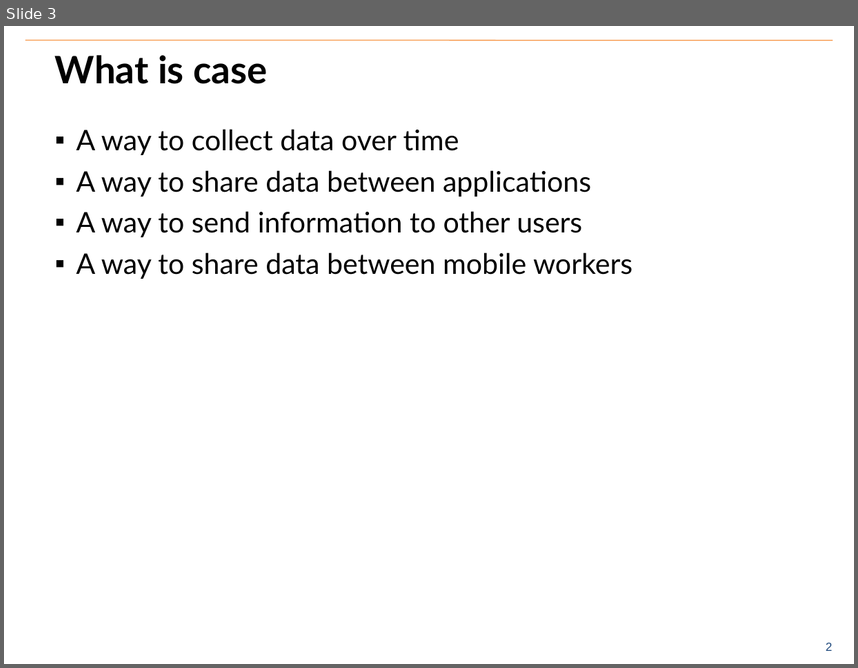
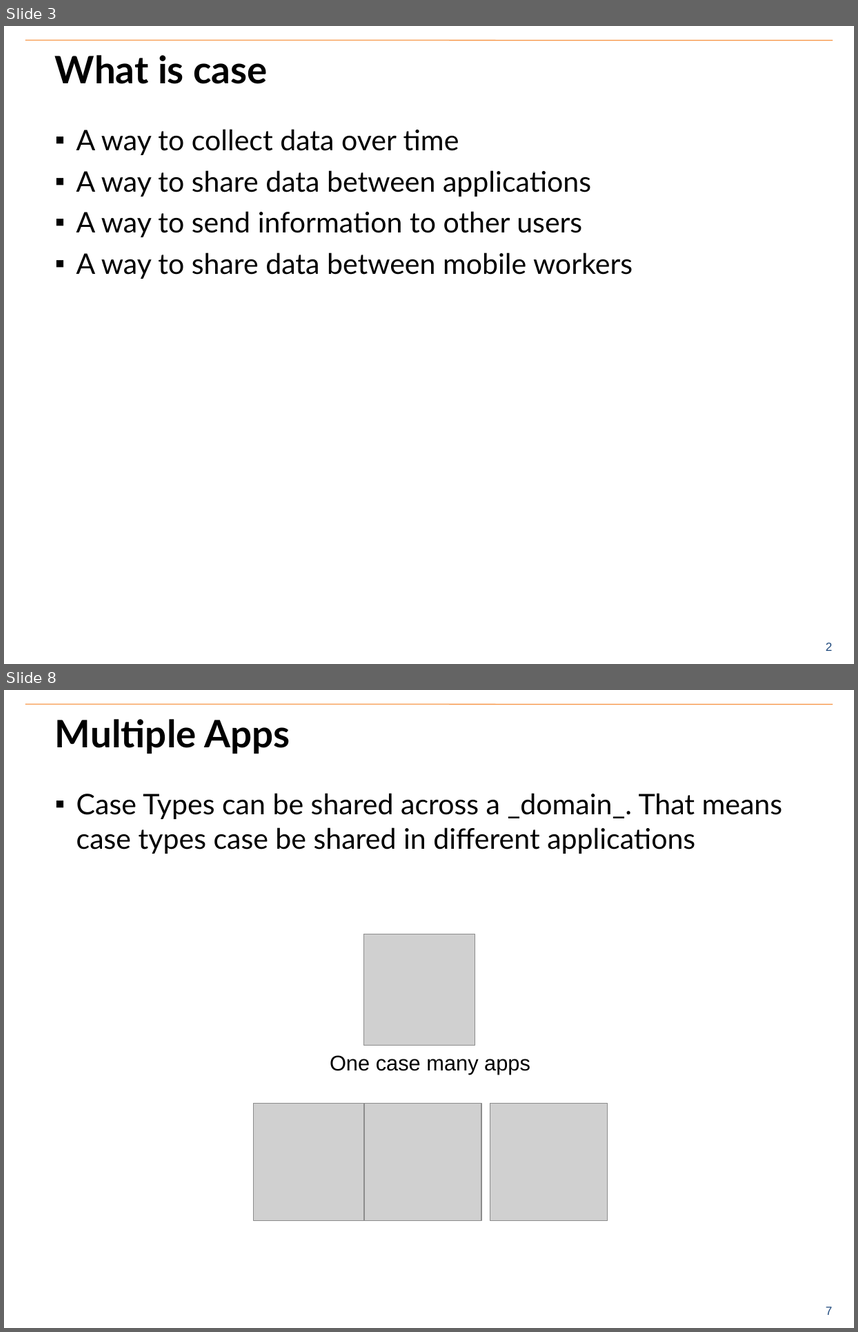
Before and after one commit to benrudolph/exi-training, a slide deck: CaseManagement/case_mgmt.pptx. Shown one above the other, each under a label of ours: slide 3 before the commit, slides 3 and 8 after it; the slides between them are not shown. The pictures are 858x668 and 858x1332 pixels, drawn with LibreOffice and Linux fonts; fonts in the diff are those of the drawing; grey boxes stand for pictures; background and template pictures are left out. Boxes give left, top, right and bottom in pixels: in the first picture for what was removed or moved away, otherwise in the second. Text is boxed around its words. In the diff, an @@ line names an element or a change of style, - is before the commit and + after.

```diff
--- a/CaseManagement/case_mgmt.pptx
+++ b/CaseManagement/case_mgmt.pptx
@@ slide 8 added at [4,690,854,1328], background #FFFFFF; not listed: 2 template elements that a slide beside it also shows @@
@@ title added at [55,719,290,754], 32 pt, text #000000, bold @@
+Multiple Apps
@@ text added at [76,793,783,854], 24 pt, text #000000 @@
+▪ Case Types can be shared across a _domain_. That means case types case be shared in different applications
@@ picture added at [364,934,476,1045] @@
@@ text added at [330,1055,530,1074], 18 pt, text #000000 @@
+One case many apps
@@ picture added at [254,1103,371,1221] @@
@@ picture added at [364,1103,481,1221] @@
@@ picture added at [490,1103,608,1221] @@
```
Also in this commit, not shown: 2 slides changed, 5 other slides added, 2 other files.
